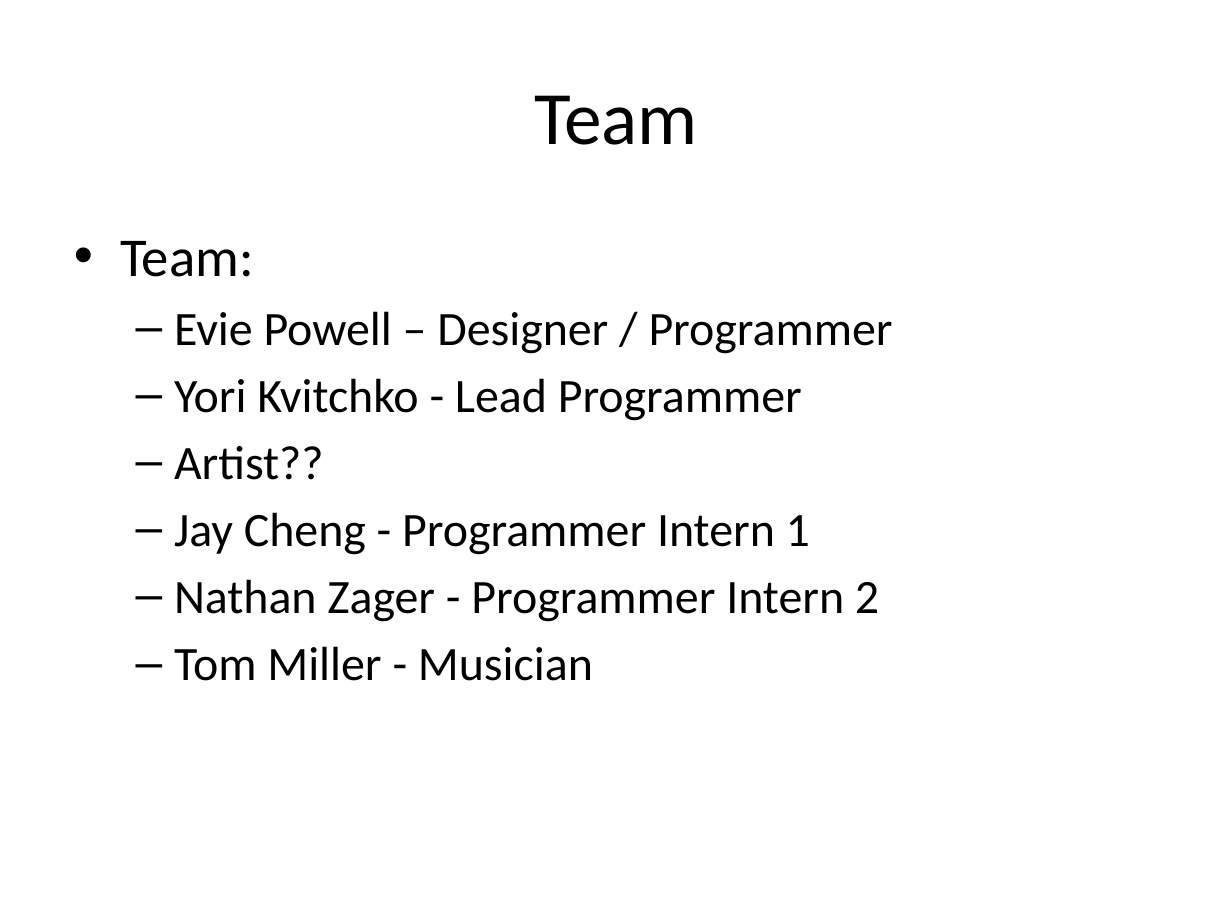
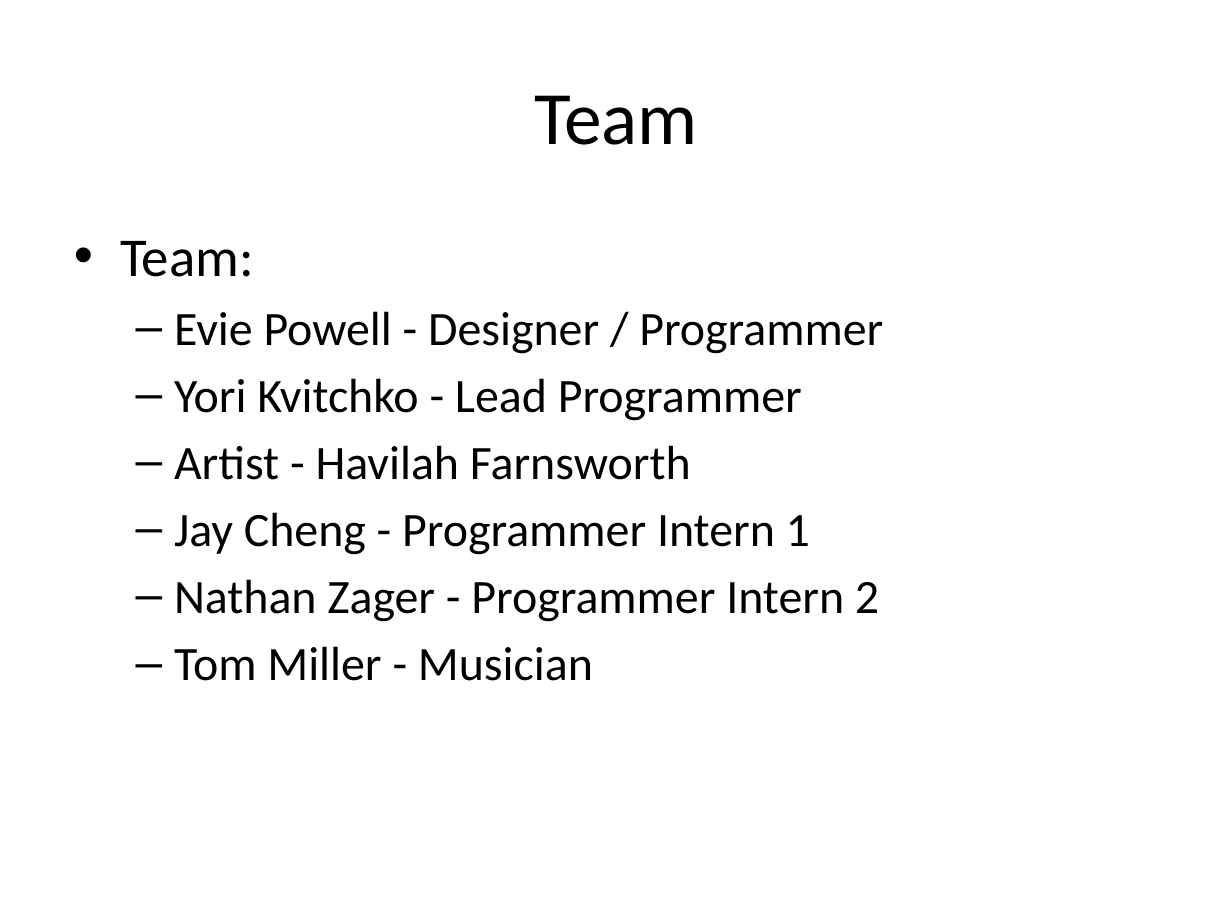
Before and after one commit to parasiteEvie/KinectZilla, a slide deck: slide 7 of DesignDocs/kinectzilla.pptx. Drawn at 1232x924 pixels with LibreOffice and Linux fonts; fonts in the diff are those of the drawing. Boxes give left, top, right and bottom in pixels: in the first picture for what was removed or moved away, otherwise in the second. Text is boxed around its words. In the diff, an @@ line names an element or a change of style, - is before the commit and + after.

```diff
--- a/DesignDocs/kinectzilla.pptx
+++ b/DesignDocs/kinectzilla.pptx
@@ text at bbox=[174, 311, 883, 354]: text changed @@
-  – Evie Powell – Designer / Programmer
+  – Evie Powell - Designer / Programmer
@@ text at bbox=[174, 445, 691, 480]: text changed @@
-  – Artist??
+  – Artist - Havilah Farnsworth
```
Also in this commit, not shown: 1 other slide changed, 3 slides added, 1 other file.
